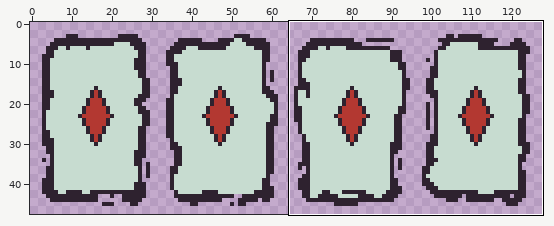
Pixel-art file, stored at art/mini_cards.aseprite. The picture above shows the old version from afar; the outline marks the close-up.
Close-up. The starting point:
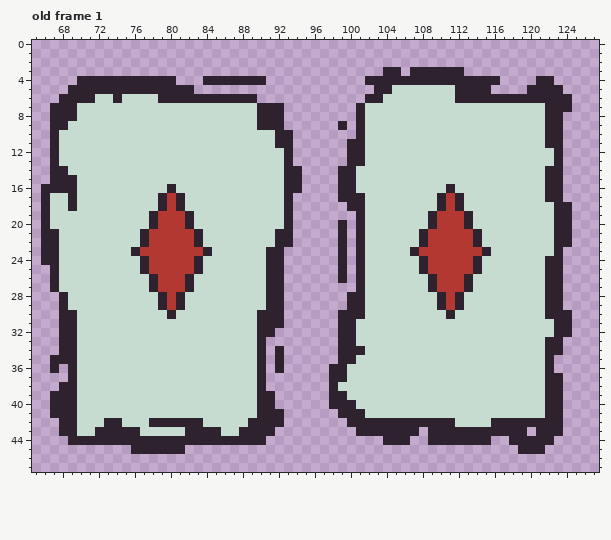
128x48 pixels, 1 frame. Shown: old frame 1: x 65..127, y 0..47. The commit also changed other frames or places, which this record leaves out.
And afterwards:
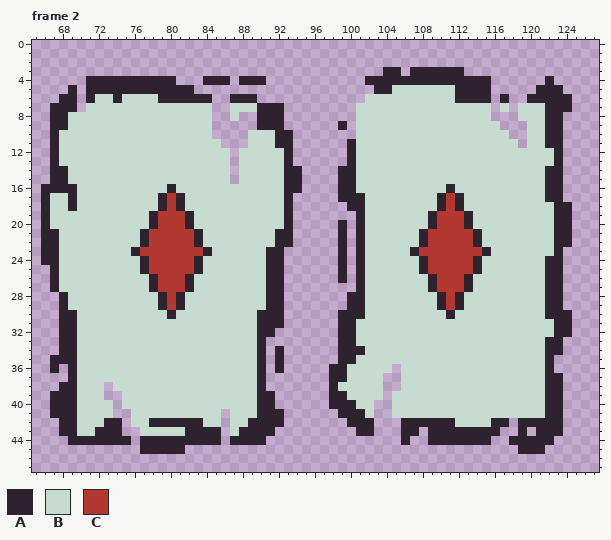
Palette (. is transparent): A #2e222f  B #c7dcd0  C #b33831
A new or re-ordered frame is compared with the old frame closest to it.
Message: player weapon equiping, mini_card functionality
The edit:
frames 1 -> 8
Changed rows in their new state; - is an unchanged pixel.
Frame 2 is new; against old frame 1, layer "Layer 1":
first column x 69:
 4 -.----------------.----------------------------.----.
 5 -.-------------------------------------------------.-
 6 -.--------------..---------------BB------------.-..--
 7 -.--------------..--------------B--------------.-.---
 8 B---------------..-..-----------B--------------...---
 9 ----------------.....-----------B---------------...--
10 ----------------....------------B----------------..--
11 -----------------...------------B-----------------.--
12 ------------------.-------------B--------------------
13 ------------------.-------------B--------------------
14 ------------------.----------------------------------
15 B-----------------.----------------------------------
first column x 73:
36 --------------------------------.-------------
37 -------------------------------..-------------
38 .------------------------------..-------------
39 ..-----------------------------.--------------
40 -.----------------------------..--------------
41 -..----------.----------------..--------------
42 --.----------.----------------...------------.
43 --..---------.----------------...-----------..
44 ---.---------.-----------------..-------------
45 ---.------------------------------------------
